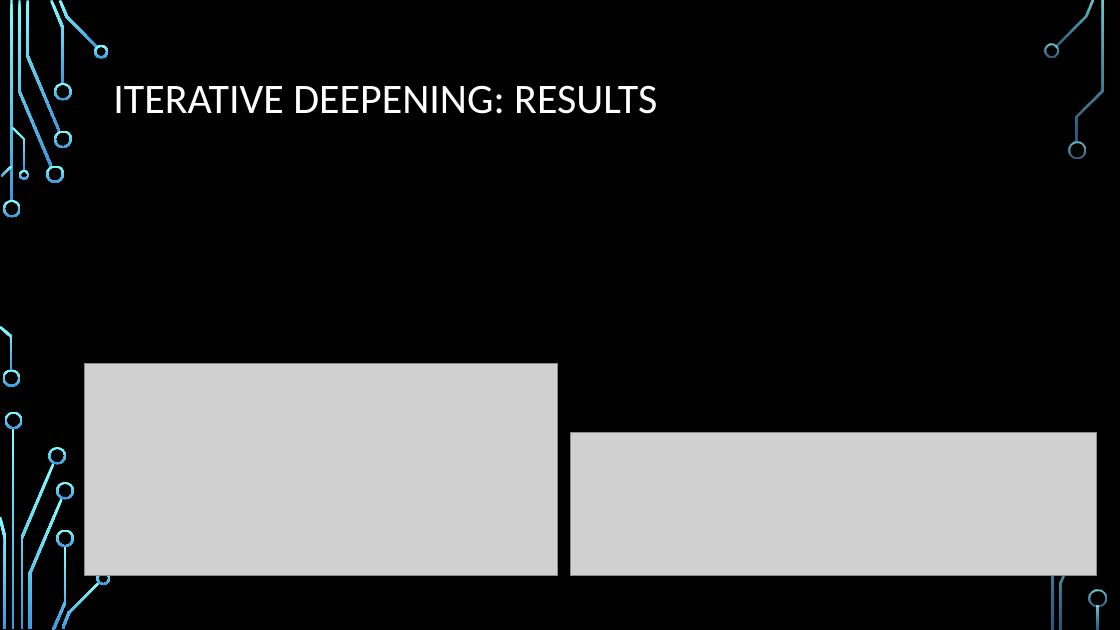
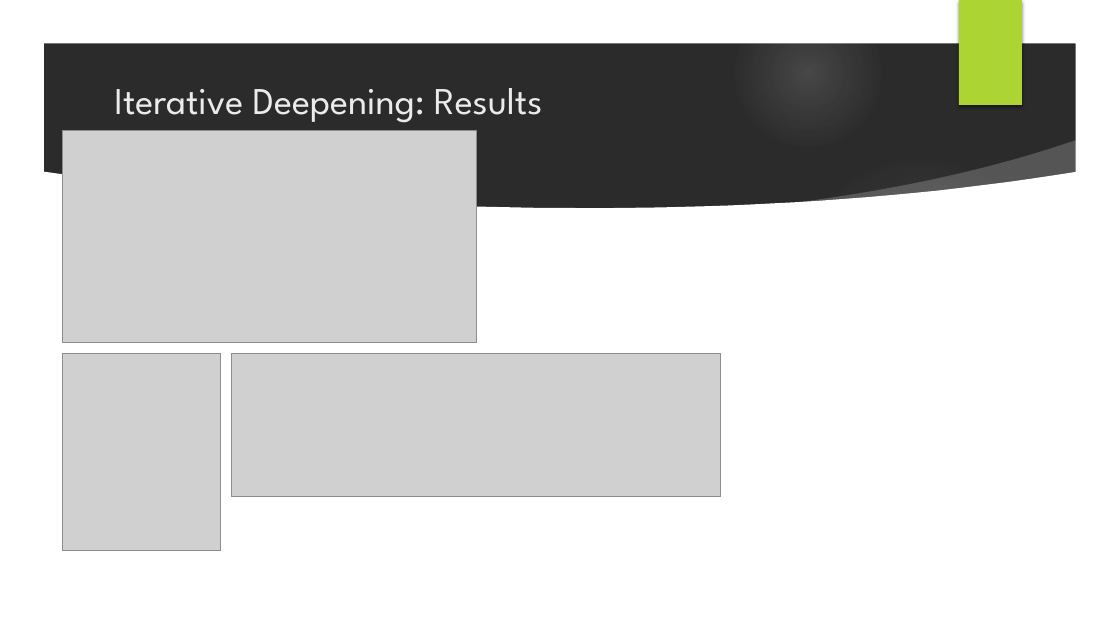
Before and after one commit to x-mizu/CM-and-AI-Coursework-2, a slide deck: slide 4 of Presentation/Presenattion -ID.pptx. Drawn at 1120x630 pixels with LibreOffice and Linux fonts; fonts in the diff are those of the drawing; grey boxes stand for pictures; background and template pictures are left out; a plain dark background stands for a picture behind light text. Boxes give left, top, right and bottom in pixels: in the first picture for what was removed or moved away, otherwise in the second. Text is boxed around its words. In the diff, an @@ line names an element or a change of style, - is before the commit and + after.

```diff
--- a/Presentation/Presenattion -ID.pptx
+++ b/Presentation/Presenattion -ID.pptx
@@ group added at (0, 0, 1120, 630): 5 ellipses, 3 freeform shapes @@
@@ rectangle added at (959, 0, 1022, 105), fill #ACD433 @@
@@ title at (114, 88, 542, 123): text changed; size 36 to 32.4 pt; font Calibri to League Spartan; text colour #FFFFFF to #EBEBEB @@
-ITERATIVE DEEPENING: RESULTS
+Iterative Deepening: Results
@@ picture: place and size @@
-picture at (84, 364, 558, 576)
+picture at (62, 131, 476, 343)
@@ picture added at (62, 354, 221, 551) @@
@@ picture: place and size @@
-picture at (571, 432, 1096, 576)
+picture at (232, 354, 721, 497)
@@ group removed at (0, 0, 1107, 630): 32 freeform shapes, 3 rectangles @@
```
Also in this commit, not shown: 9 other slides changed, 1 slide added, 1 slide removed.
